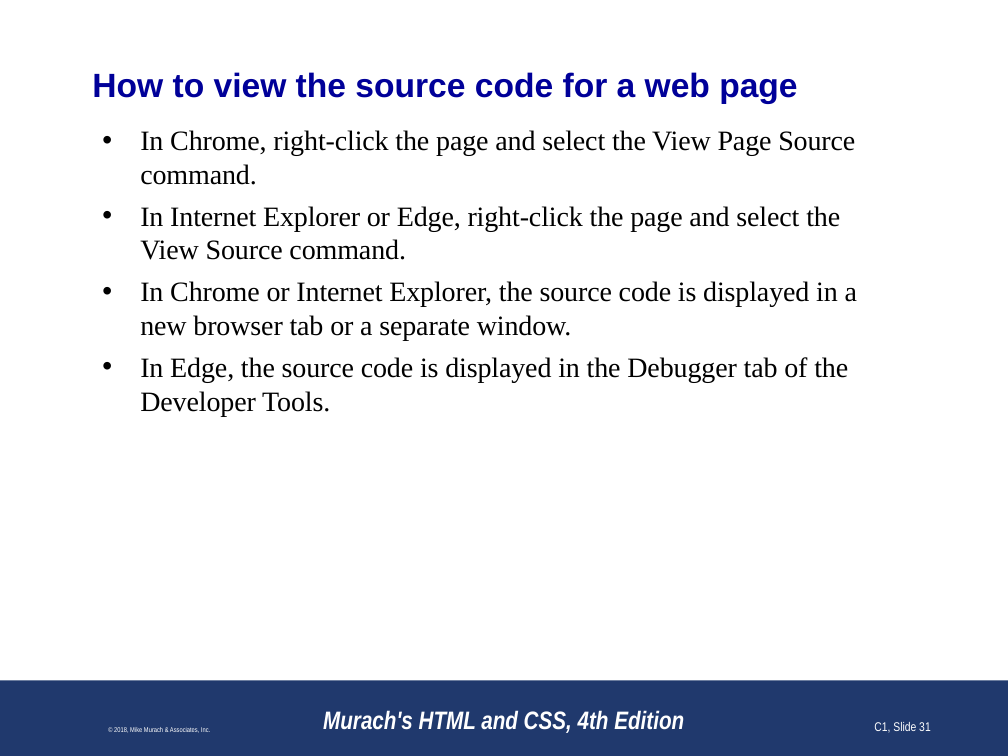
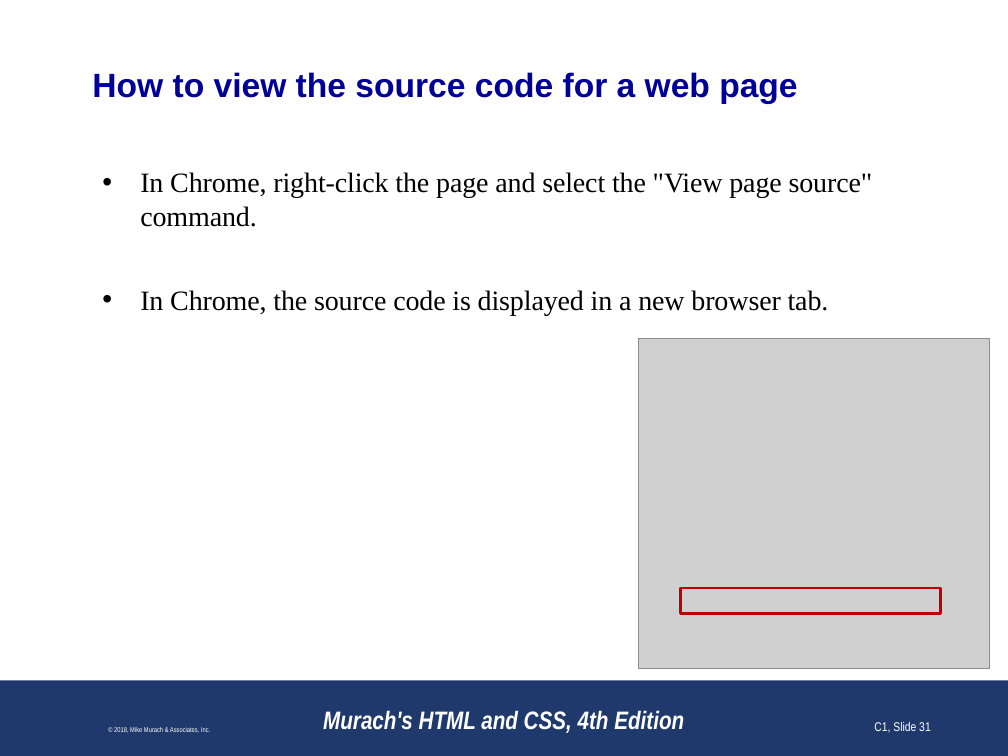
Before and after one commit to paulsmithkc/awd1000_base_lab_and_homework, a slide deck: slide 31 of murach_html_4e/slides/Chapter 1 slides (Revised).pptx. Drawn at 1008x756 pixels with LibreOffice and Linux fonts; fonts in the diff are those of the drawing; grey boxes stand for pictures; background and template pictures are left out. Boxes give left, top, right and bottom in pixels: in the first picture for what was removed or moved away, otherwise in the second. Text is boxed around its words. In the diff, an @@ line names an element or a change of style, - is before the commit and + after.

Commit message:
Updating chapter 1 slides with current technologies, statistics, and screenshots

```diff
--- a/murach_html_4e/slides/Chapter 1 slides (Revised).pptx
+++ b/murach_html_4e/slides/Chapter 1 slides (Revised).pptx
@@ text at bbox=[140, 172, 873, 315]: text changed @@
-• In Chrome, right-click the page and select the View Page Source command.
-• In Internet Explorer or Edge, right-click the page and select the View Source command.
-• In Chrome or Internet Explorer, the source code is displayed in a new browser tab or a separate window.
-• In Edge, the source code is displayed in the Debugger tab of the Developer Tools.
+• In Chrome, right-click the page and select the "View page source" command.
+• In Chrome, the source code is displayed in a new browser tab.
@@ picture added at bbox=[638, 339, 989, 668] @@
@@ rectangle added at bbox=[680, 588, 940, 613], outline #C00000 2 pt @@
```
Also in this commit, not shown: 21 other slides changed.
